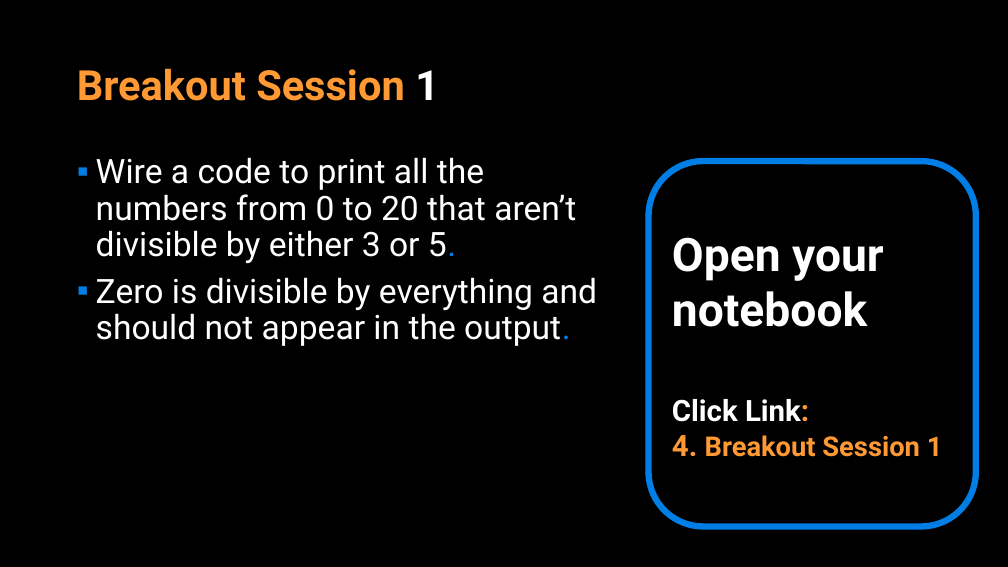
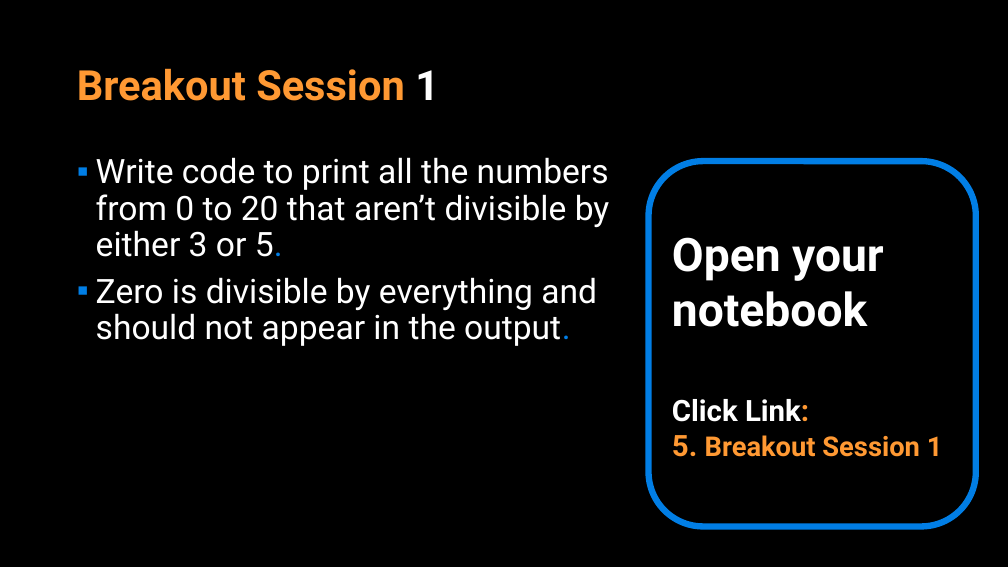
Before and after one commit to APS106/APS106-winter-2022-material, a slide deck: slide 14 of lectures/week4/lecture1/slides/week4_lecture1.pptx (slide 10 before the commit). Drawn at 1008x567 pixels with LibreOffice and Linux fonts; fonts in the diff are those of the drawing; background and template pictures are left out. Boxes give left, top, right and bottom in pixels: in the first picture for what was removed or moved away, otherwise in the second. Text is boxed around its words. In the diff, an @@ line names an element or a change of style, - is before the commit and + after.

```diff
--- a/lectures/week4/lecture1/slides/week4_lecture1.pptx
+++ b/lectures/week4/lecture1/slides/week4_lecture1.pptx
@@ text at (96, 157, 610, 257): text changed @@
-▪ Wire a code to print all the numbers from 0 to 20 that aren’t divisible by either 3 or 5.
+▪ Write code to print all the numbers from 0 to 20 that aren’t divisible by either 3 or 5.
@@ text in rounded rectangle at (672, 435, 943, 457): text changed @@
-4. Breakout Session 1
+5. Breakout Session 1
```
Also in this commit, not shown: 5 other slides changed, 11 slides added, 1 slide removed, 7 other files.
